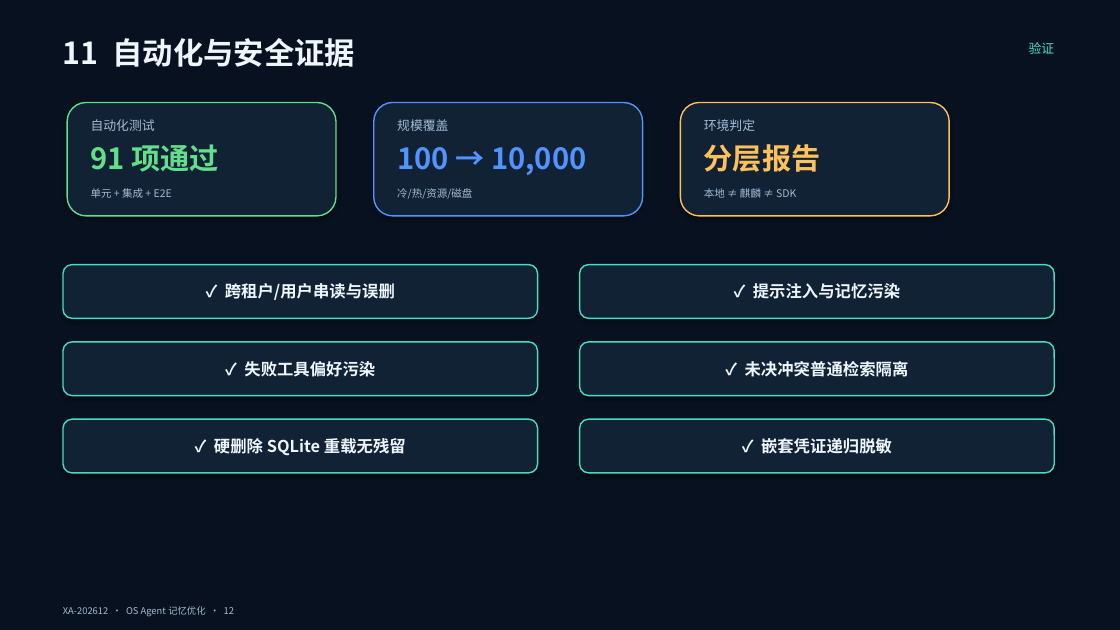
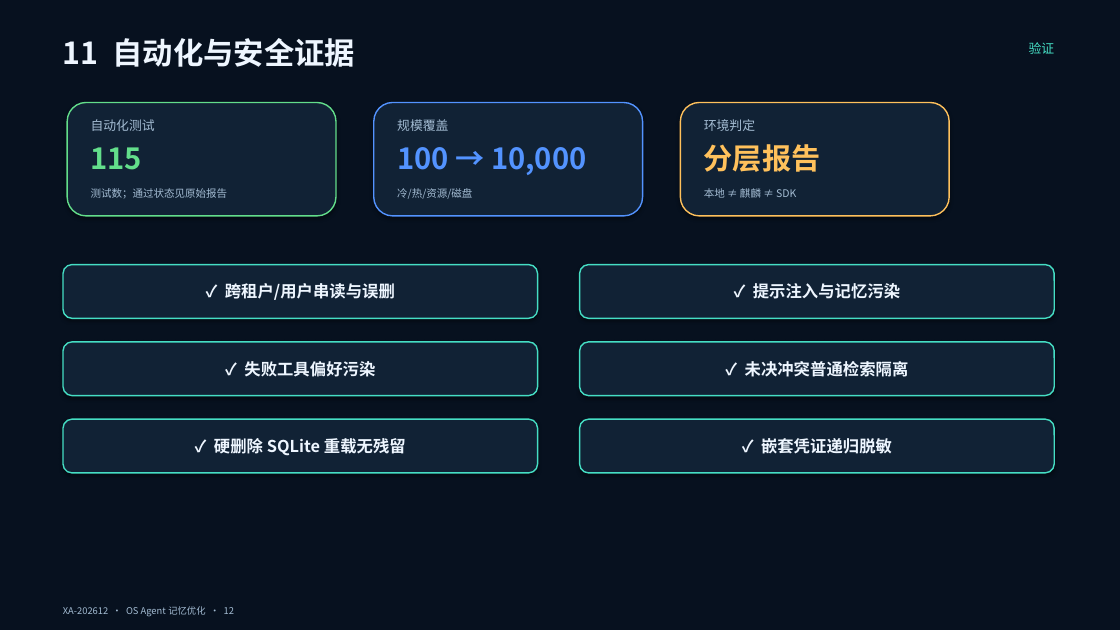
Before and after one commit to chanehwibo/tiaobei, a slide deck: slide 12 of deliverables/ppt/OS_Agent_记忆优化_答辩稿.pptx. Drawn at 1120x630 pixels with LibreOffice and Linux fonts; fonts in the diff are those of the drawing. Boxes give left, top, right and bottom in pixels: in the first picture for what was removed or moved away, otherwise in the second. Text is boxed around its words. In the diff, an @@ line names an element or a change of style, - is before the commit and + after.

```diff
--- a/deliverables/ppt/OS_Agent_记忆优化_答辩稿.pptx
+++ b/deliverables/ppt/OS_Agent_记忆优化_答辩稿.pptx
@@ text at box(91, 147, 143, 170): text changed @@
-91 项通过
+115
@@ text at box(91, 188, 228, 198): text changed @@
-单元 + 集成 + E2E
+测试数；通过状态见原始报告
```
Also in this commit, not shown: 4 other slides changed, 1 slide added, 1 slide removed, 36 other files.
